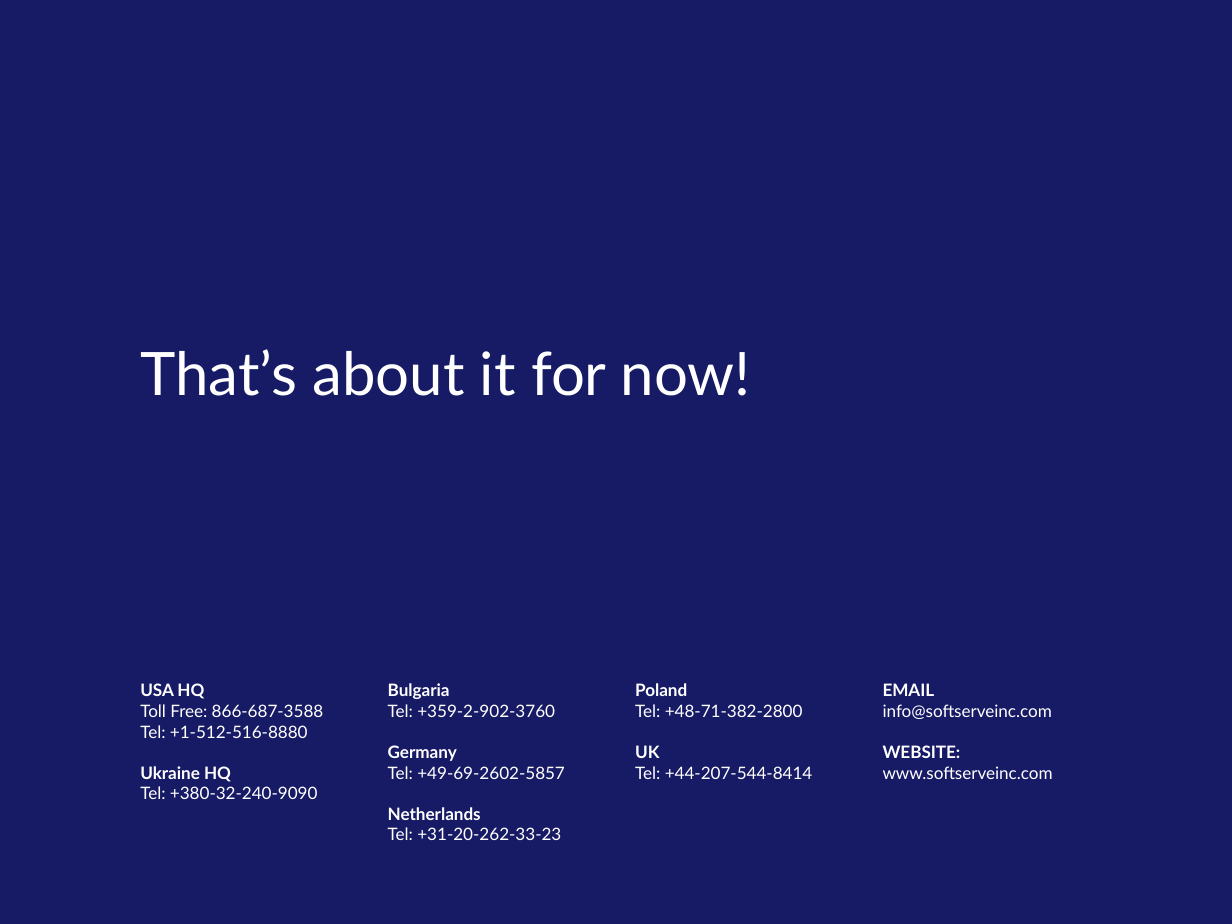
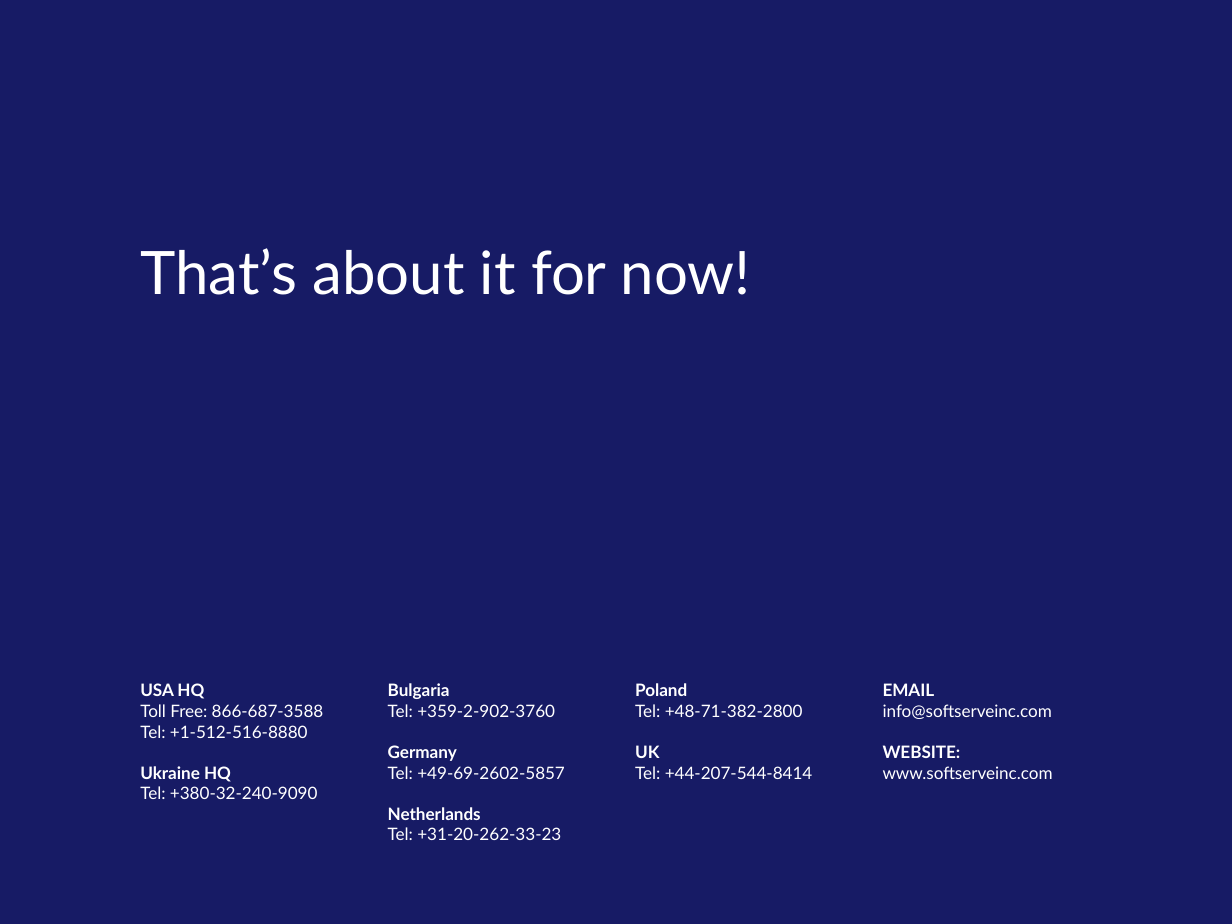
Before and after one commit to tarasiscom/Lv-273, a slide deck: slide 11 of education/Exceptions_ in-depth_Presentation_Puhach_Ivan.pptx (slide 9 before the commit). Drawn at 1232x924 pixels with LibreOffice and Linux fonts; fonts in the diff are those of the drawing; background and template pictures are left out. Boxes give left, top, right and bottom in pixels: in the first picture for what was removed or moved away, otherwise in the second. Text is boxed around its words. In the diff, an @@ line names an element or a change of style, - is before the commit and + after.

Commit message:
ExHandPres, more about seh and finally code demonstration

```diff
--- a/education/Exceptions_ in-depth_Presentation_Puhach_Ivan.pptx
+++ b/education/Exceptions_ in-depth_Presentation_Puhach_Ivan.pptx
@@ title "That’s about it for now!": place and size @@
-title "That’s about it for now!" at <box>141,349,751,396</box>
+title "That’s about it for now!" at <box>141,248,751,295</box>
```
Also in this commit, not shown: 2 slides added.
